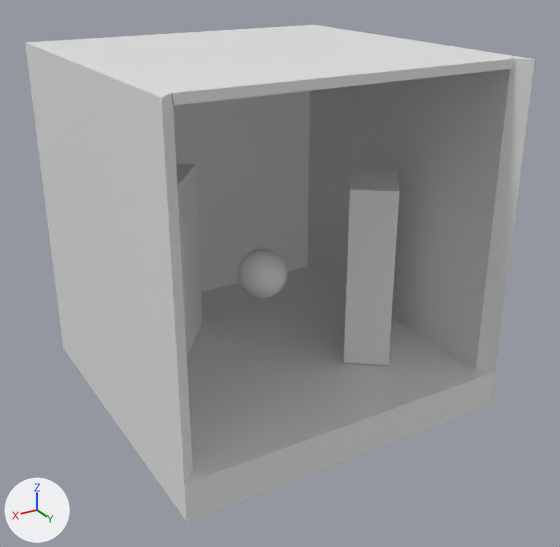
The glTF model object/boxblend.glb: old version first, new version second.
Camera for both pictures: a camera (50 mm lens) standing at (2.14, 3.76, 2.45) and looking at (-0.03, 0.15, 0.64). Lighting does not change. The marker at lower left points along +X, +Y and +Z. Where no turn or scale is listed for an object, it has been applied to the vertices.

In view in the first picture: '球体', '立方体', '立方体.001', '立方体.002'.
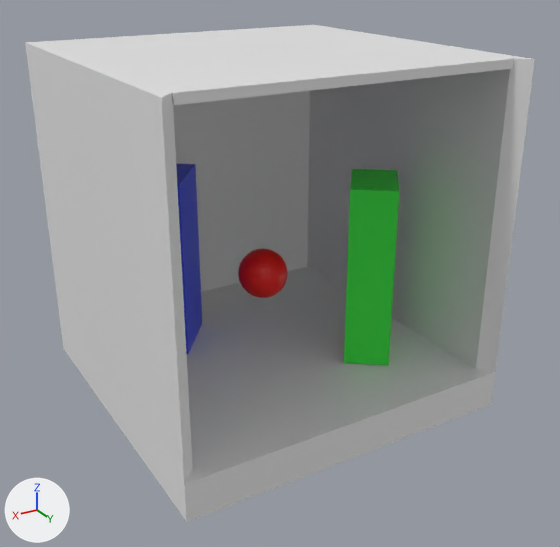
The change in detail:
Material '材质.002' (mat_材质_002) is new.
Its base color is (0.8, 0.00304, 0.0) (red #e70a00).
Material '材质' (mat_材质) is new.
Its base color is (0.038, 0.0682, 0.8) (blue #374ae7).
Material '材质.001' (mat_材质_001) is new.
Its base color is (0.036, 0.8, 0.0517) (green #35e740).
me_立方体_002 has 8 vertices, 12 faces and spans x -0.235..0.235, y -0.251..0.251, z -0.539..0.539.
me_立方体_002 now uses material mat_材质_001 (green #35e740).
me_立方体_003 has 8 vertices, 12 faces and spans x -0.235..0.235, y -0.251..0.251, z -0.539..0.539.
me_立方体_003 now uses material mat_材质 (blue #374ae7).
me_球体 has 482 vertices, 960 faces and spans x -0.149..0.149, y -0.149..0.149, z -0.149..0.149.
me_球体 now uses material mat_材质_002 (red #e70a00).

What differs and where, as boxes [x1, y1, x2, y2] in the pictures (560 x 547 px):
'立方体.002', recoloured (grey to green): [344, 169, 399, 365] in both
'立方体.001', recoloured (grey to blue): [176, 164, 202, 354] in both
'球体', recoloured (grey to red): [238, 249, 288, 298] in both
